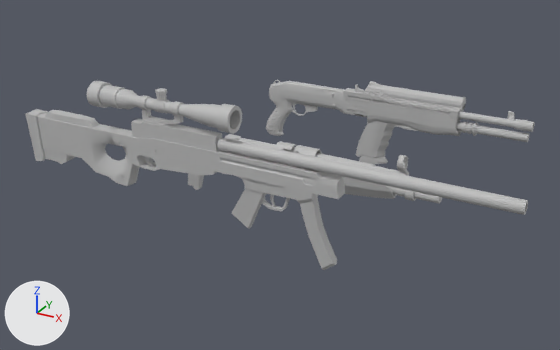
Before and after pictures for a commit that changed the glTF model models/hk45.glb.
One viewpoint serves both versions: a camera (50 mm lens) standing at (0.0983, -0.2637, 0.1298) and looking at (-0.0156, -0.0565, 0.0262). Lighting does not change. The marker at lower left points along +X, +Y and +Z. Where no turn or scale is listed for an object, it has been applied to the vertices.

In view in the first picture: 'HK45_body:Mesh', 'HK45_slide:Mesh', 'L96A1_body:Mesh', 'L96A1_muzzle:Mesh', 'L96A1_receiver:Mesh', 'L96A1_scope:Mesh', 'L96A1_trriger:Mesh', 'MP5_body:Mesh', 'MP5_handguards:Mesh', 'MP5_sling_hole:Mesh', 'MP5_zyoubu:Mesh', 'SPAS12barrel_jacket:Mesh', 'SPAS12body:Mesh', 'SPAS12bolt:Mesh', 'SPAS12fore_end:Mesh', 'SPAS12magazine_tube:Mesh', 'SPAS12muzzle:Mesh', 'SPAS12rear_sight:Mesh'.
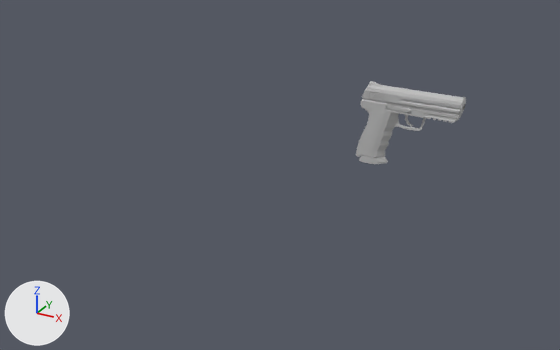
The newer file is also rescaled (x46.27), turned or shifted as a whole; pictures and numbers use the older file's frame.

The change, as a diff of the scene's bpy script:
```diff
--- a/models/hk45.glb.py
+++ b/models/hk45.glb.py
@@ ob_spas12barrel_jacket_mesh @@
-ob_spas12barrel_jacket_mesh = bpy.data.objects.new('SPAS12barrel_jacket:Mesh', me_spas12barrel_jacket_mesh)
-ob_spas12barrel_jacket_mesh.location = (0.0, 0.0, 0.0)
@@ ob_spas12body_mesh @@
-ob_spas12body_mesh = bpy.data.objects.new('SPAS12body:Mesh', me_spas12body_mesh)
-ob_spas12body_mesh.location = (0.0, 0.0, 0.0)
@@ ob_spas12bolt_mesh @@
-ob_spas12bolt_mesh = bpy.data.objects.new('SPAS12bolt:Mesh', me_spas12bolt_mesh)
-ob_spas12bolt_mesh.location = (0.0, 0.0, 0.0)
@@ ob_spas12fore_end_mesh @@
-ob_spas12fore_end_mesh = bpy.data.objects.new('SPAS12fore_end:Mesh', me_spas12fore_end_mesh)
-ob_spas12fore_end_mesh.location = (0.0, 0.0, 0.0)
@@ ob_spas12magazine_tube_mesh @@
-ob_spas12magazine_tube_mesh = bpy.data.objects.new('SPAS12magazine_tube:Mesh', me_spas12magazine_tube_mesh)
-ob_spas12magazine_tube_mesh.location = (0.0, 0.0, 0.0)
@@ ob_spas12muzzle_mesh @@
-ob_spas12muzzle_mesh = bpy.data.objects.new('SPAS12muzzle:Mesh', me_spas12muzzle_mesh)
-ob_spas12muzzle_mesh.location = (0.0, 0.0, 0.0)
@@ ob_spas12rear_sight_mesh @@
-ob_spas12rear_sight_mesh = bpy.data.objects.new('SPAS12rear_sight:Mesh', me_spas12rear_sight_mesh)
-ob_spas12rear_sight_mesh.location = (0.0, 0.0, 0.0)
@@ ob_mp5_body_mesh @@
-ob_mp5_body_mesh = bpy.data.objects.new('MP5_body:Mesh', me_mp5_body_mesh)
-ob_mp5_body_mesh.location = (0.0, -0.0696, 0.0)
@@ ob_mp5_handguards_mesh @@
-ob_mp5_handguards_mesh = bpy.data.objects.new('MP5_handguards:Mesh', me_mp5_handguards_mesh)
-ob_mp5_handguards_mesh.location = (0.0, -0.0696, 0.0)
@@ ob_mp5_sling_hole_mesh @@
-ob_mp5_sling_hole_mesh = bpy.data.objects.new('MP5_sling_hole:Mesh', me_mp5_sling_hole_mesh)
-ob_mp5_sling_hole_mesh.location = (0.0, -0.0696, 0.0)
@@ ob_mp5_zyoubu_mesh @@
-ob_mp5_zyoubu_mesh = bpy.data.objects.new('MP5_zyoubu:Mesh', me_mp5_zyoubu_mesh)
-ob_mp5_zyoubu_mesh.location = (0.0, -0.0696, 0.0)
@@ ob_l96a1_body_mesh @@
-ob_l96a1_body_mesh = bpy.data.objects.new('L96A1_body:Mesh', me_l96a1_body_mesh)
-ob_l96a1_body_mesh.location = (0.0, -0.1098, 0.0)
@@ ob_l96a1_muzzle_mesh @@
-ob_l96a1_muzzle_mesh = bpy.data.objects.new('L96A1_muzzle:Mesh', me_l96a1_muzzle_mesh)
-ob_l96a1_muzzle_mesh.location = (0.0, -0.1098, 0.0)
@@ ob_l96a1_receiver_mesh @@
-ob_l96a1_receiver_mesh = bpy.data.objects.new('L96A1_receiver:Mesh', me_l96a1_receiver_mesh)
-ob_l96a1_receiver_mesh.location = (0.0, -0.1098, 0.0)
@@ ob_l96a1_scope_mesh @@
-ob_l96a1_scope_mesh = bpy.data.objects.new('L96A1_scope:Mesh', me_l96a1_scope_mesh)
-ob_l96a1_scope_mesh.location = (0.0, -0.1098, 0.0)
@@ ob_l96a1_trriger_mesh @@
-ob_l96a1_trriger_mesh = bpy.data.objects.new('L96A1_trriger:Mesh', me_l96a1_trriger_mesh)
-ob_l96a1_trriger_mesh.location = (0.0, -0.1098, 0.0)
```

Where the change shows, as pixel boxes [x1, y1, x2, y2] in the pictures (560 x 350 px):
'L96A1_body:Mesh', deleted: before [25, 109, 345, 199]
'L96A1_muzzle:Mesh', deleted: before [217, 138, 528, 215]
'L96A1_scope:Mesh', deleted: before [87, 81, 242, 134]
'MP5_body:Mesh', deleted: before [225, 134, 337, 270]
'SPAS12body:Mesh', deleted: before [266, 80, 369, 136]
'L96A1_receiver:Mesh', deleted: before [131, 109, 222, 151]
'SPAS12fore_end:Mesh', deleted: before [367, 102, 462, 136]
'MP5_zyoubu:Mesh', deleted: before [237, 137, 442, 204]
'SPAS12barrel_jacket:Mesh', deleted: before [343, 88, 461, 131]
'SPAS12muzzle:Mesh', deleted: before [369, 99, 535, 132]
'MP5_handguards:Mesh', deleted: before [338, 175, 397, 199]
'SPAS12magazine_tube:Mesh', deleted: before [457, 121, 529, 142]
'MP5_sling_hole:Mesh', deleted: before [188, 173, 225, 190]
'SPAS12bolt:Mesh', deleted: before [313, 89, 336, 96]
'L96A1_trriger:Mesh', deleted: before [145, 157, 155, 166]
'SPAS12rear_sight:Mesh', deleted: before [354, 84, 364, 92]
